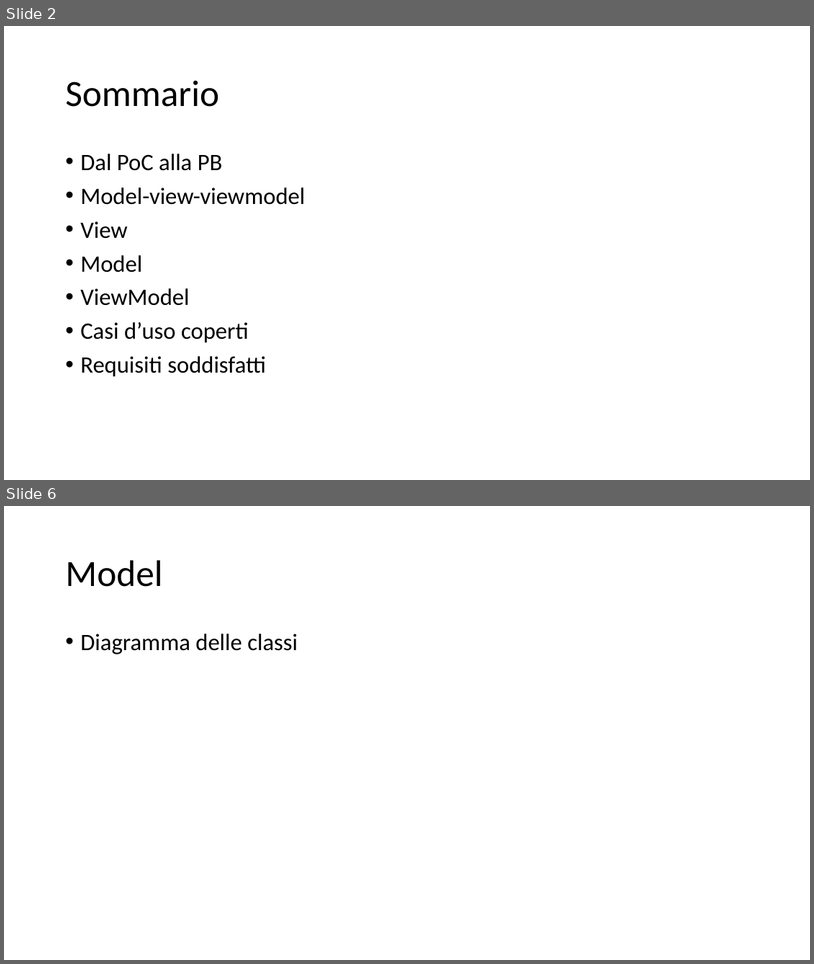
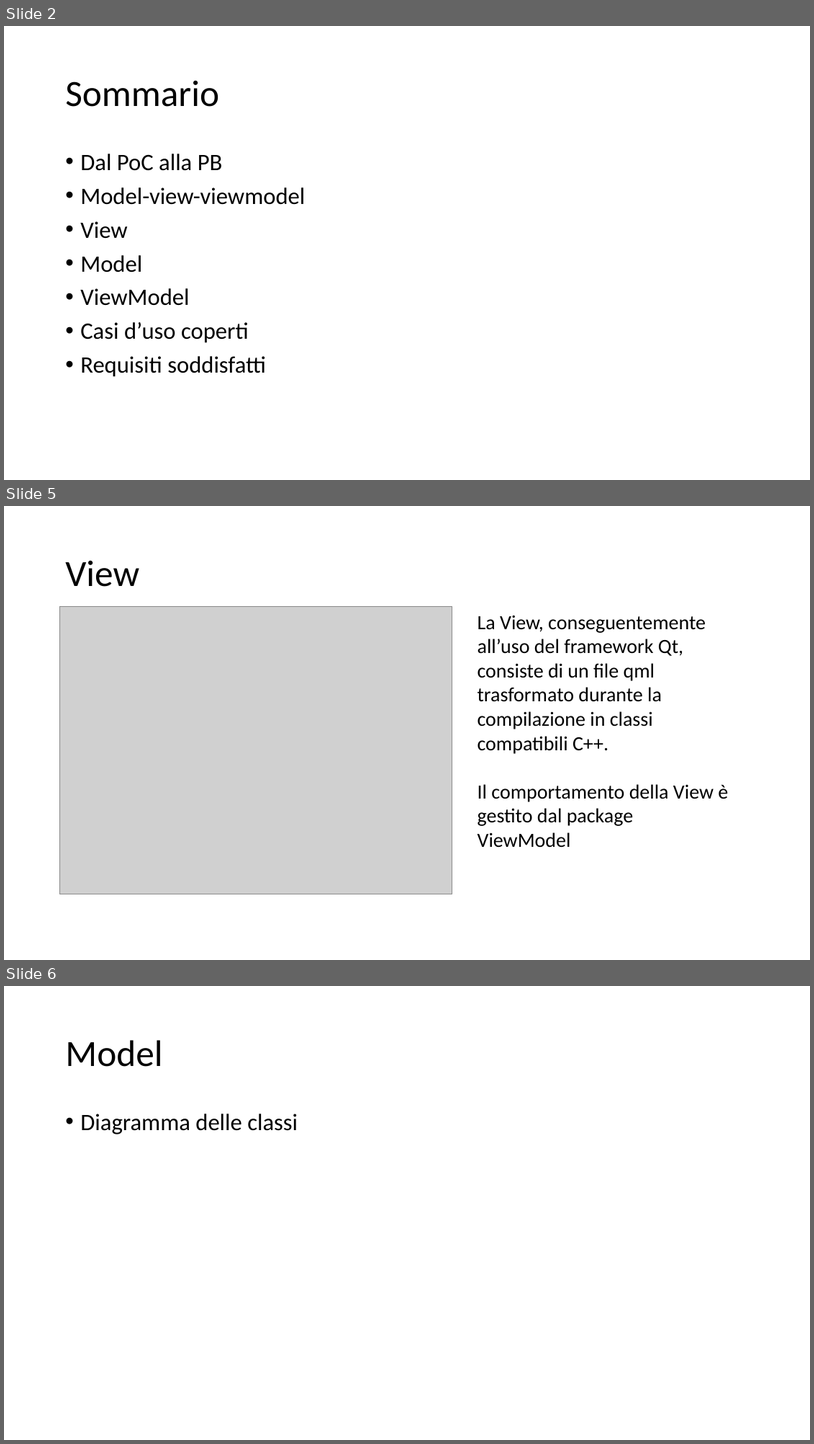
Before and after one commit to Italiaracerx/progettoSWE, a slide deck: Presentazioni/Presentazioni PB/Presentazione PB.pptx. Shown one above the other, each under a label of ours: slides 2 and 6 before the commit, slides 2, 5 and 6 after it; the slides between them are not shown. The pictures are 814x964 and 814x1444 pixels, drawn with LibreOffice and Linux fonts; fonts in the diff are those of the drawing; grey boxes stand for pictures. Boxes give left, top, right and bottom in pixels: in the first picture for what was removed or moved away, otherwise in the second. Text is boxed around its words. In the diff, an @@ line names an element or a change of style, - is before the commit and + after.

```diff
--- a/Presentazioni/Presentazioni PB/Presentazione PB.pptx
+++ b/Presentazioni/Presentazioni PB/Presentazione PB.pptx
@@ slide 5 added at (4, 506, 810, 960), background #FFFFFF @@
@@ title added at (65, 560, 139, 587), 44 pt, text #000000 @@
+View
@@ picture added at (59, 606, 453, 894) @@
@@ text added at (478, 615, 728, 847), 24 pt, text #000000 @@
+La View, conseguentemente all’uso del framework Qt, consiste di un file qml trasformato durante la compilazione in classi compatibili C++.
+Il comportamento della View è gestito dal package ViewModel
```
Also in this commit, not shown: 8 slides changed, 1 other slide added, 2 slides removed.
